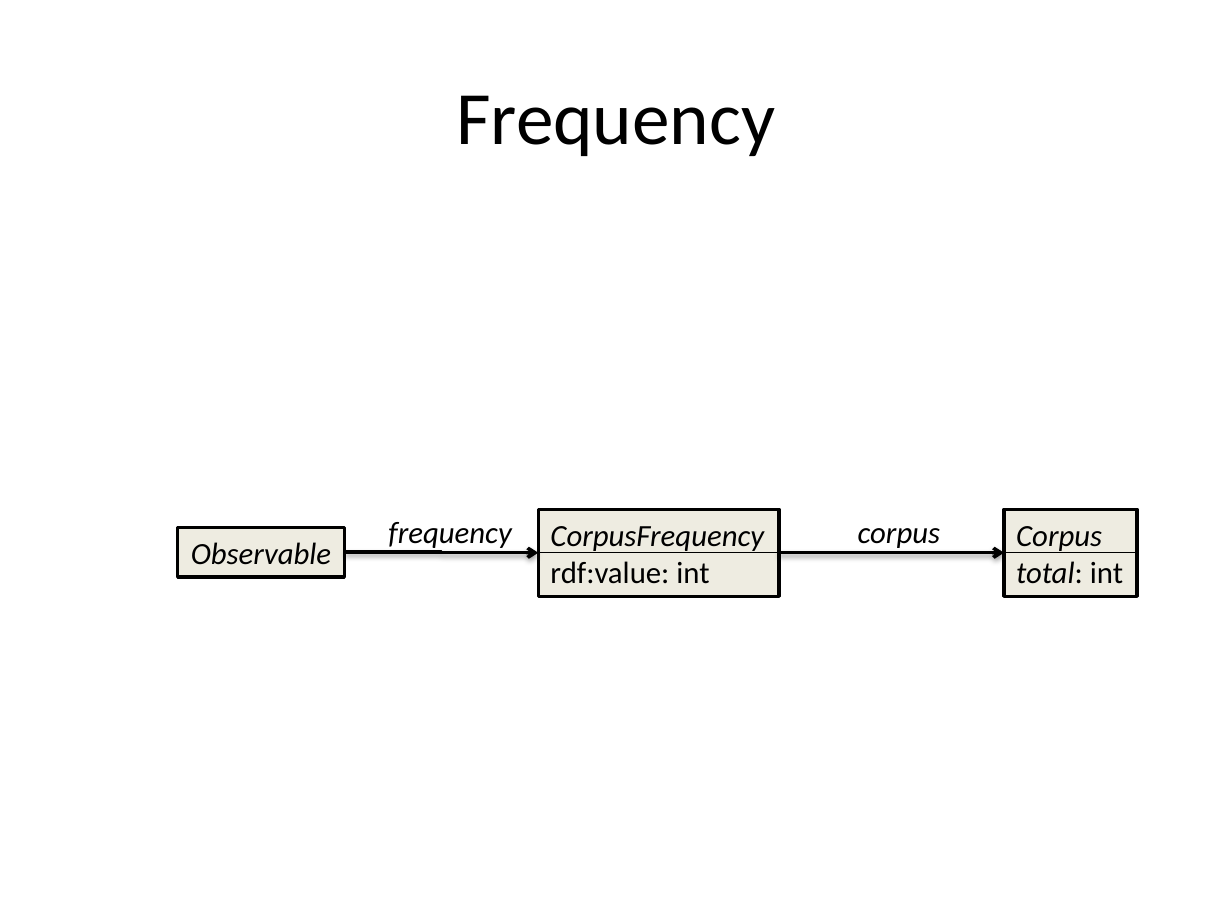
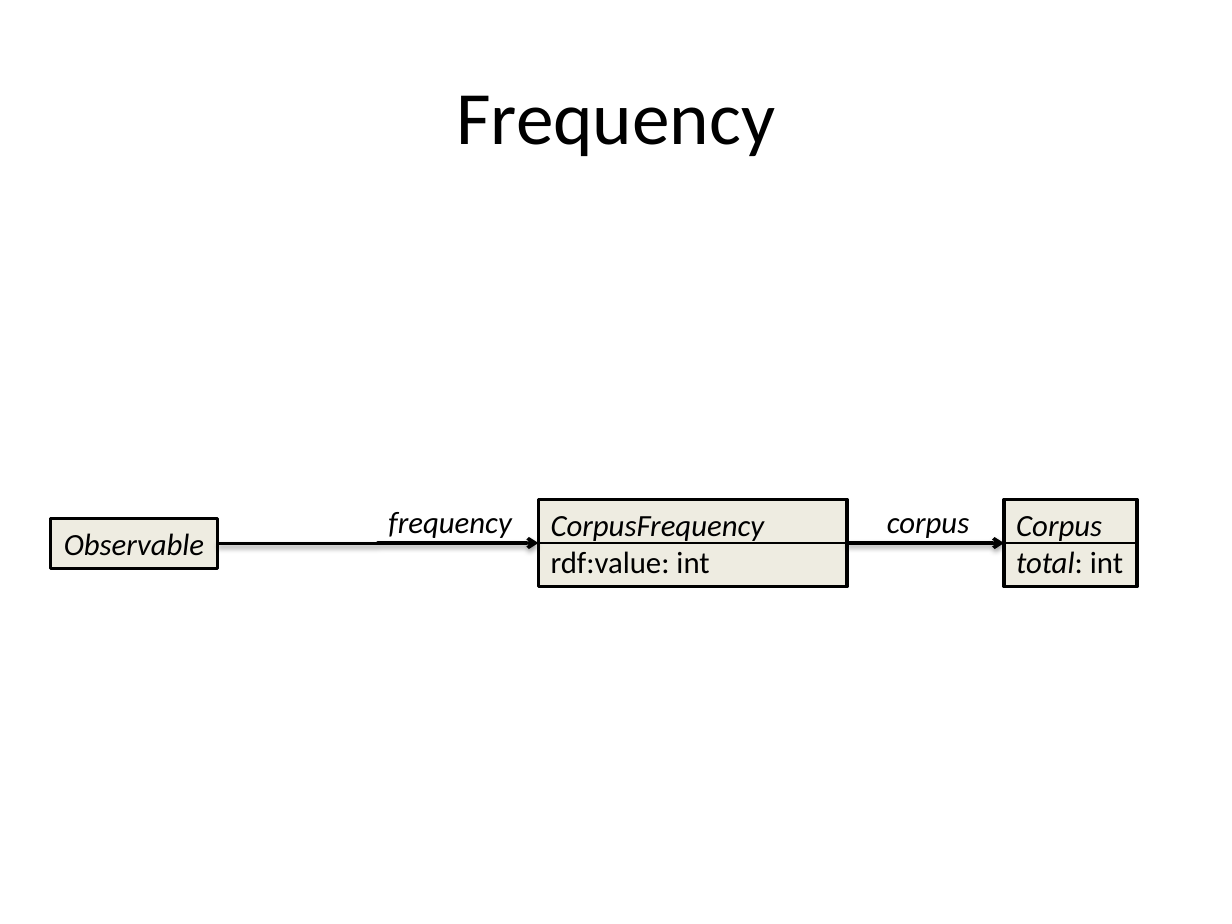
Before and after one commit to ontolex/frequency-attestation-corpus-information, a slide deck: slide 3 of img/source.pptx. Drawn at 1232x924 pixels with LibreOffice and Linux fonts; fonts in the diff are those of the drawing. Boxes give left, top, right and bottom in pixels: in the first picture for what was removed or moved away, otherwise in the second. Text is boxed around its words. In the diff, an @@ line names an element or a change of style, - is before the commit and + after.

```diff
--- a/img/source.pptx
+++ b/img/source.pptx
@@ rectangle "CorpusFrequency": place and size @@
-rectangle "CorpusFrequency" at box(538, 509, 779, 596)
+rectangle "CorpusFrequency" at box(538, 499, 848, 586)
@@ text "corpus": place and size @@
-text "corpus" at box(858, 528, 940, 548)
+text "corpus" at box(887, 518, 969, 538)
@@ rectangle "Observable": place and size @@
-rectangle "Observable" at box(177, 527, 344, 577)
+rectangle "Observable" at box(51, 519, 217, 568)
@@ elbow arrow moved from (345, 552) - (538, 553) to (217, 543) - (538, 543) @@
@@ line moved from (538, 553) - (779, 553) to (538, 543) - (848, 543) @@
@@ arrow moved from (779, 553) - (1004, 553) to (848, 543) - (1004, 543) @@
@@ 1 text, 1 rectangle, 1 line: place and size @@
-1 text, 1 rectangle, 1 line at box(388, 509, 1137, 596)
+1 text, 1 rectangle, 1 line at box(388, 499, 1137, 586)
```
Also in this commit, not shown: 2 other slides changed, 2 other files.
